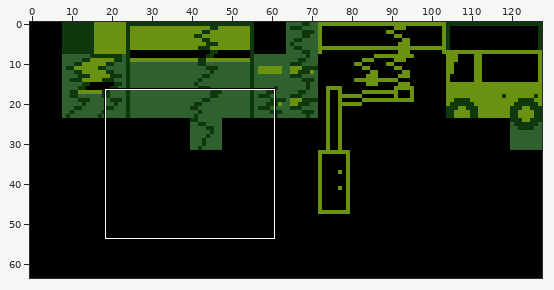
Pixel-art file: graphics/str3tset.ase. The first picture is a wide view before the edit; the outline marks the close-up.
Close-up. Earlier state:
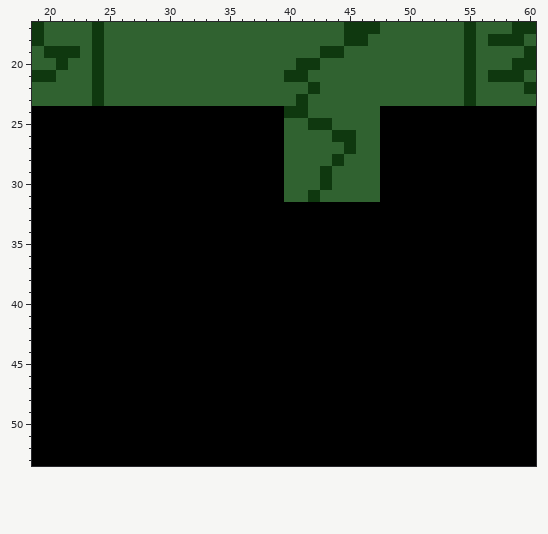
128x64 pixels, 1 frame. Shown: x 19..60, y 17..53.
The same view after the edit:
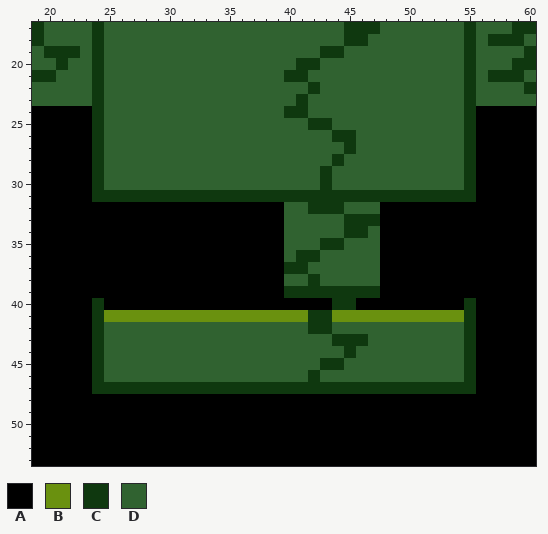
Palette (. is transparent): A #000000  B #6a910f  C #0f380f  D #306230
Edits made:
Layer "Layer 1":
Colour A gives way to colour B in row 41 at x 25 to 41 and 44 to 54.
Colour A gives way to colour C in rows 24 to 30 at x 24 and 55; in row 31 at x 24 to 39 and 48 to 55; in row 32 at x 42 to 44; in row 33 at x 45 to 47; in row 34 at x 45 to 46; in row 35 at x 43 to 44.
Colour A gives way to colour C in row 36 at x 41 to 42; in row 37 at x 40 to 41; in row 38 at x 42; in row 39 at x 40 to 47; in row 40 at x 24, 44 to 45 and 55; in rows 41 to 42 at x 24, 42 to 43 and 55.
Colour A gives way to colour C in row 43 at x 24, 44 to 46 and 55; in row 44 at x 24, 45 and 55; in row 45 at x 24, 43 to 44 and 55; in row 46 at x 24, 42 and 55; in row 47 at x 24 to 55.
Colour D gives way to colour C in row 31 at x 40 to 41 and 43 to 47.
Colour A gives way to colour D in rows 24 to 30 at x 25 to 39 and 48 to 54; in row 32 at x 40 to 41 and 45 to 47; in row 33 at x 40 to 44; in row 34 at x 40 to 44 and 47; in row 35 at x 40 to 42 and 45 to 47; in row 36 at x 40 and 43 to 47.
Colour A gives way to colour D in row 37 at x 42 to 47; in row 38 at x 40 to 41 and 43 to 47; in row 42 at x 25 to 41 and 44 to 54; in row 43 at x 25 to 43 and 47 to 54; in row 44 at x 25 to 44 and 46 to 54; in row 45 at x 25 to 42 and 45 to 54.
Colour A gives way to colour D in row 46 at x 25 to 41 and 43 to 54.
